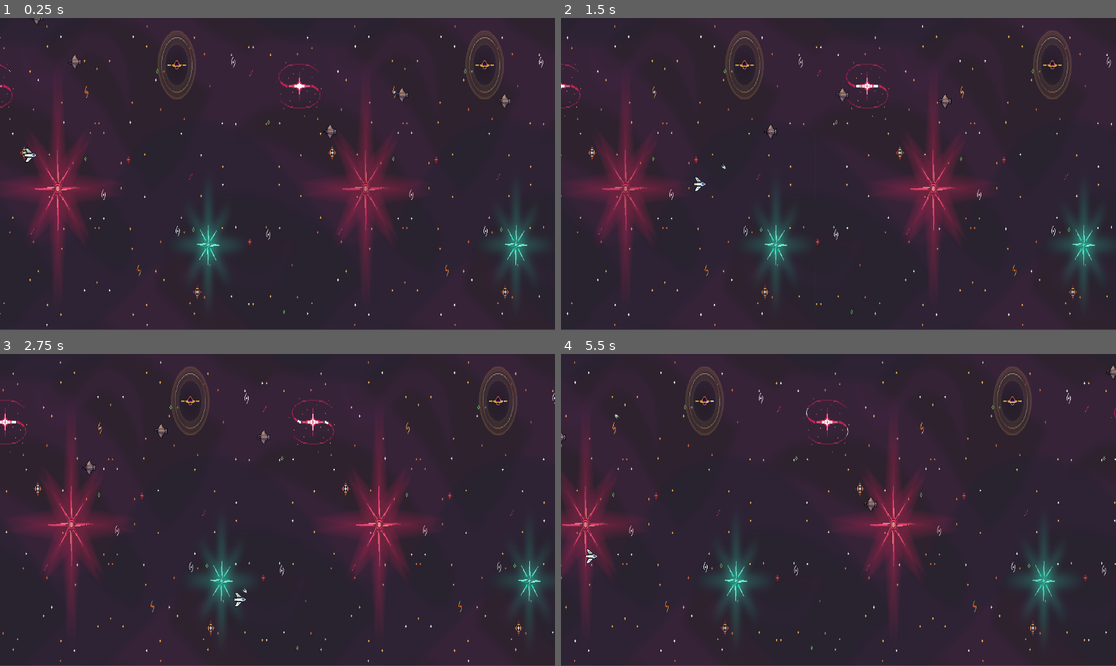
Above: before the commit, frames 1-4 (two rows, left to right).
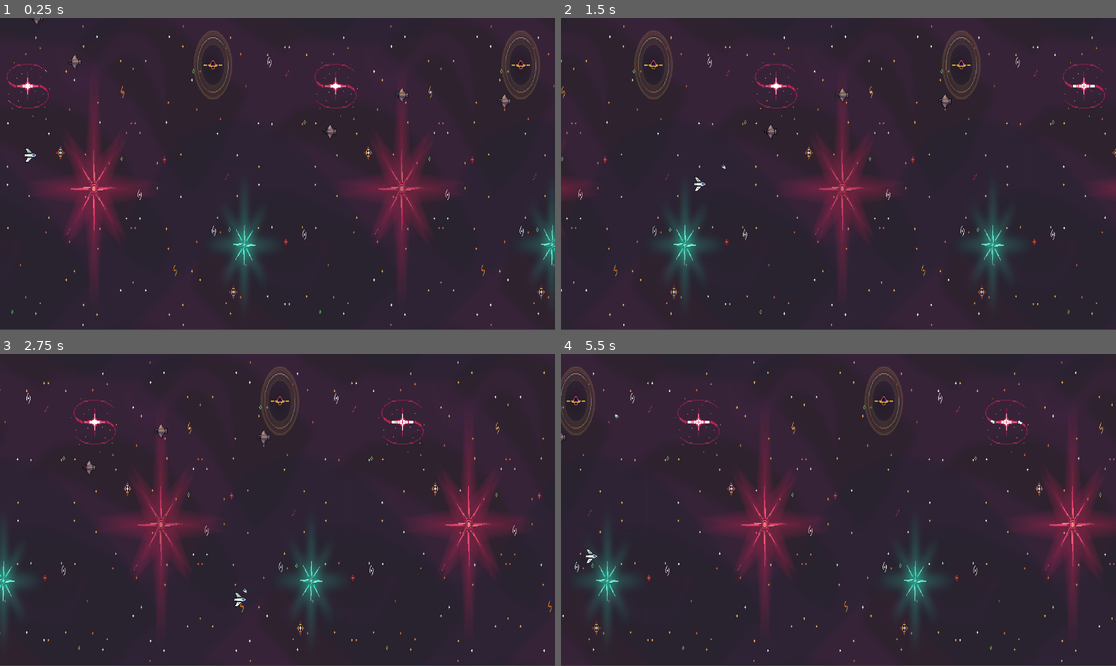
Above: after the commit, the same moments.

Repository: amantenoah/03-Shoot-EEm-Up
Game: Godot game, scene res://game_scene.tscn
Two runs of this game, one before a commit and one after it. Both use one fixed random seed, a clock stepped at 60 frames per second and the inputs below.
Inputs (mouse positions are in pixels of both pictures, inside the frame that each line leads up to):
- Up to frame 1 (0.25 s): no input
- Up to frame 2 (1.5 s): move the mouse to (960, 158) at 0.52 s; hold D (right) 0.53-1.28 s; hold Right mouse button (damage) 0.53-1.28 s; move the mouse to (727, 189) at 1.27 s; hold S (down) from 1.28 s (still down); click (727, 189) at 1.35 s
- Up to frame 3 (2.75 s): move the mouse to (333, 441) at 2.02 s; release S (down) at 2.03 s; hold D (right) from 2.03 s (still down); hold Right mouse button (damage) from 2.03 s (still down)
- Up to frame 4 (5.5 s): move the mouse to (810, 572) at 2.77 s; release D (right) at 2.78 s; release Right mouse button (damage) at 2.78 s; hold W (up) 2.78-3.53 s; click (810, 572) at 2.85 s; move the mouse to (1005, 556) at 3.52 s; hold Right mouse button (damage) 3.53-4.28 s; hold A (left) 3.53-5.03 s; move the mouse to (672, 463) at 4.27 s; click (672, 463) at 4.35 s; move the mouse to (866, 510) at 5.02 s; hold S (down) from 5.03 s (still down); hold Right mouse button (damage) from 5.03 s (still down)

The runs differ from the first frame. In frame 1, 15% of the frame differs, in the area x 0-100%, y 2-99%; in frame 2, 16%; in frame 3, 18%; in frame 4, 18%.

Commit message:
fixed spawners but broke explosion and enemy movement

Diff:
--- a/shoot-em-up/enemy.gd
+++ b/shoot-em-up/enemy.gd
@@ -2,38 +2,29 @@
 
 var speed = 200  # Enemy's own movement speed
 @export var parallax_speed_reference: Parallax2D
-
-const EXPLOSION = preload("res://explosion.tscn")
+@export var explosion_scene: PackedScene  # Exported explosion scene
 
 func _ready():
 	add_to_group("enemy")
-	# Find the Parallax2D node (adjust path as needed)
-	#parallax_speed_reference = get_node("/root/Main/Parallax2D")
 
 func _physics_process(delta: float) -> void:
-	# Get current parallax scroll speed
 	var background_speed = 0
 	if parallax_speed_reference:
-		# The negative sign accounts for direction
 		background_speed = -parallax_speed_reference.scroll_speed
 
-	# Enemy moves with background + its own movement
-	var total_movement = Vector2.LEFT * (speed + background_speed) * delta
-	translate(total_movement)
-
+	translate(Vector2.LEFT * (speed + background_speed) * delta)
 
 func _on_area_entered(area: Area2D) -> void:
-	if area.is_in_group("projectile"):
-		die()
-	elif area.is_in_group("player"):
+	if area.is_in_group("projectile") or area.is_in_group("player"):
 		die()
 
 func die():
-	var explosion = EXPLOSION.instantiate()
-	explosion.global_position = global_position
-	get_parent().add_child(explosion)
+	if explosion_scene:
+		var explosion = explosion_scene.instantiate()
+		explosion.global_position = global_position
+		get_parent().add_child(explosion)
 	queue_free()
 
-
 func _on_visible_on_screen_notifier_2d_screen_exited() -> void:
+	print("freed")
 	queue_free()
--- a/shoot-em-up/enemy.tscn
+++ b/shoot-em-up/enemy.tscn
@@ -1,12 +1,14 @@
 [gd_scene format=3 uid="uid://dlurlyj3ssvm4"]
 
 [ext_resource type="Script" uid="uid://nobawjtfdyu4" path="res://enemy.gd" id="1_4gyqm"]
+[ext_resource type="PackedScene" uid="uid://bu4oys74g7rmf" path="res://explode.tscn" id="2_iifgy"]
 [ext_resource type="Texture2D" uid="uid://bfy3lx1pie42m" path="res://Assets/Sprites/Foozle_2DS0014_Void_EnemyFleet_3/Nautolan/Designs - Base/PNGs/Nautolan Ship - Fighter - Base.png" id="2_qi2p4"]
 
 [sub_resource type="RectangleShape2D" id="RectangleShape2D_miq82"]
 
 [node name="Enemy" type="Area2D" unique_id=1622204422]
 script = ExtResource("1_4gyqm")
+explosion_scene = ExtResource("2_iifgy")
 
 [node name="CollisionShape2D" type="CollisionShape2D" parent="." unique_id=910148590]
 shape = SubResource("RectangleShape2D_miq82")
--- /dev/null
+++ b/shoot-em-up/explode.tscn
@@ -0,0 +1,7 @@
+[gd_scene format=3 uid="uid://bu4oys74g7rmf"]
+
+[ext_resource type="PackedScene" uid="uid://8ycecf55304e" path="res://explosion.tscn" id="1_tcvp6"]
+
+[node name="Explode" type="Node2D" unique_id=1295030438]
+
+[node name="Explosion" parent="." unique_id=1834572446 instance=ExtResource("1_tcvp6")]
--- a/shoot-em-up/game_scene.tscn
+++ b/shoot-em-up/game_scene.tscn
@@ -6,6 +6,7 @@
 [ext_resource type="Texture2D" uid="uid://d2oiuisdlb85b" path="res://Assets/backgrounds/Foozle_2DS0015_Void_EnvironmentPack/Backgrounds/PNGs/Condesed/Starry background  - Layer 03 - Stars.png" id="4_mj2jn"]
 [ext_resource type="Script" uid="uid://bdgnddmxbvgev" path="res://player.gd" id="5_kdryc"]
 [ext_resource type="Texture2D" uid="uid://caaa6elfh0eqe" path="res://Assets/Sprites/Main Ship - Base - Full health.png" id="5_mj2jn"]
+[ext_resource type="PackedScene" uid="uid://8ycecf55304e" path="res://explosion.tscn" id="6_miq82"]
 [ext_resource type="PackedScene" uid="uid://dlurlyj3ssvm4" path="res://enemy.tscn" id="7_6e45b"]
 [ext_resource type="PackedScene" uid="uid://cm3msspwr5bv4" path="res://enemy_wave.tscn" id="9_miq82"]
 [ext_resource type="Script" uid="uid://d22rbsg0ryx24" path="res://level_progress.gd" id="9_udeyl"]
@@ -17,6 +18,7 @@
 
 [node name="Moving_Background" type="Parallax2D" parent="." unique_id=126400260]
 script = ExtResource("1_po0ka")
+scroll_speed = 200
 
 [node name="Void" type="Sprite2D" parent="Moving_Background" unique_id=207628418]
 position = Vector2(2872, 323)
@@ -36,14 +38,17 @@
 [node name="Enemy" parent="Moving_Background" unique_id=217529773 node_paths=PackedStringArray("parallax_speed_reference") instance=ExtResource("7_6e45b")]
 position = Vector2(731, 235)
 parallax_speed_reference = NodePath("..")
+explosion_scene = ExtResource("6_miq82")
 
 [node name="Enemy2" parent="Moving_Background" unique_id=872795713 node_paths=PackedStringArray("parallax_speed_reference") instance=ExtResource("7_6e45b")]
 position = Vector2(880, 159)
 parallax_speed_reference = NodePath("..")
+explosion_scene = ExtResource("6_miq82")
 
 [node name="Enemy3" parent="Moving_Background" unique_id=1907902243 node_paths=PackedStringArray("parallax_speed_reference") instance=ExtResource("7_6e45b")]
 position = Vector2(1093, 172)
 parallax_speed_reference = NodePath("..")
+explosion_scene = ExtResource("6_miq82")
 
 [node name="Camera2D" type="Camera2D" parent="." unique_id=1549626815]
 position = Vector2(572, 323)
@@ -125,20 +130,4 @@
 enemy_container = NodePath("../Enemy Wave")
 parallax = NodePath("../Moving_Background")
 
-[node name="EnemyContainer" type="Node2D" parent="." unique_id=76423826]
-visible = false
-position = Vector2(1336, -397)
-
-[node name="Enemy" parent="EnemyContainer" unique_id=431282402 node_paths=PackedStringArray("parallax_speed_reference") instance=ExtResource("7_6e45b")]
-position = Vector2(224, 121)
-parallax_speed_reference = NodePath("../../Moving_Background")
-
-[node name="Enemy2" parent="EnemyContainer" unique_id=441972657 node_paths=PackedStringArray("parallax_speed_reference") instance=ExtResource("7_6e45b")]
-position = Vector2(236, 230)
-parallax_speed_reference = NodePath("../../Moving_Background")
-
-[node name="Enemy3" parent="EnemyContainer" unique_id=1622204422 node_paths=PackedStringArray("parallax_speed_reference") instance=ExtResource("7_6e45b")]
-position = Vector2(247, 318)
-parallax_speed_reference = NodePath("../../Moving_Background")
-
 [node name="Enemy Wave" parent="." unique_id=2076404098 instance=ExtResource("9_miq82")]
